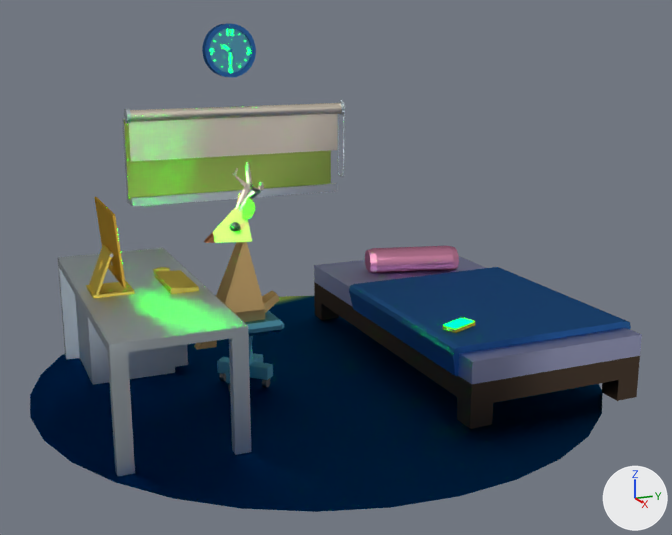
What one commit did to the Blender file images/bedroom.blend.
The view is the same before and after, from a 50 mm camera at (39.7, -16.2, 16.4) aimed at (1.0, 0.5, 5.5). Every picture has the same lights, and +X, +Y and +Z are marked at lower right. Text is drawn in Blender's own font.

Objects in the first picture: '12', 'bed', 'chair', 'clock', 'curtain lever', 'deer', 'desk', 'floor', 'keyboar', 'mouse', 'pc', 'phone case', 'phone screen', 'window'.
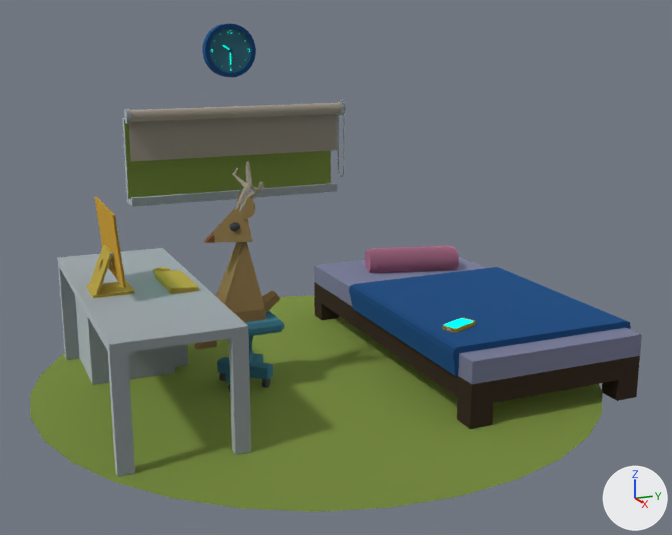
Where the change shows, as pixel boxes [x1, y1, x2, y2] in the pictures (672 x 535 px):
'floor', recoloured (blue to green): [30, 296, 603, 512] in both
'bed', recoloured: [314, 246, 642, 429] in both
'desk', recoloured: [58, 248, 251, 476] in both
'window', recoloured: [122, 102, 345, 207] in both
'deer', recoloured: [194, 162, 280, 350] in both
'clock', recoloured: [202, 24, 256, 77] in both
'pc', recoloured: [86, 197, 135, 298] in both
'chair', recoloured (blue to cyan): [217, 310, 284, 391] in both
'keyboar', recoloured: [154, 270, 199, 294] in both
'phone screen', recoloured: [444, 318, 474, 328] in both
'curtain lever', recoloured: [338, 100, 345, 177] in both
'phone case', recoloured: [442, 318, 475, 333] in both
'mouse', recoloured: [153, 267, 170, 271] in both
'12', recoloured: [227, 29, 234, 35] in both
'6', recoloured: [229, 67, 233, 73] in both
'9', recoloured: [210, 48, 213, 54] in both

Edits to the bpy script that builds the scene:
```text
Change mat_lowpoly:
    add n3 = _N.new('ShaderNodeBsdfPrincipled'); n3.name = 'Principled BSDF'
    add n3.distribution = 'GGX'
    add n3.subsurface_method = 'BURLEY'
    add n3.inputs[1].default_value = 1.0  # 'Metallic'
    add n3.inputs[2].default_value = 1.0  # 'Roughness'
    remove n1 = _N.new('ShaderNodeBsdfToon'); n1.name = 'Toon BSDF'
    remove n1.component = 'GLOSSY'
    where n0 = _N.new('ShaderNodeOutputMaterial'); n0.name = 'Material Output'
    where n2 = _N.new('ShaderNodeTexImage'); n2.name = 'Image Texture'
    remove _L.new(n1.outputs[0], n0.inputs[0])  # 'BSDF' to 'Surface'
    remove _L.new(n2.outputs[0], n1.inputs[0])  # 'Color' to 'Color'
    add _L.new(n3.outputs[0], n0.inputs[0])  # 'BSDF' to 'Surface'
    add _L.new(n2.outputs[0], n3.inputs[0])  # 'Color' to 'Base Color'
Change mat_light:
    remove mat_light.strength = 50.0
    mat_light: emission_material('light') -> principled_material('light')
    mat_light.base_color: (0.0, 1.0, 0.0135) -> (0.0, 0.963, 1.0)  # green #00ff1f -> cyan #00fbff
    mat_light.metallic: 0.0 -> 1.0
    mat_light.roughness: 0.5 -> 1.0
    add mat_light.emission_color = (0.0, 1.0, 0.676)  # cyan #00ffd7
    add mat_light.emission_strength = 1.0
Change me_circle:
    used by ob_floor; location = (0.0, 0.0, 0.0); scale = (13.5, 13.5, 13.5)
    remove me_circle.from_pydata(...)  # 32 vertices, 1 face; spans x -1.0..1.0, y -1.0..1.0, z 0.0
    add me_circle.from_pydata(...)  # 32 vertices, 30 faces; spans x -1.0..1.0, y -1.0..1.0, z 0.0
    me_circle part 1
    1 face is deleted
    30 new faces join them
```
